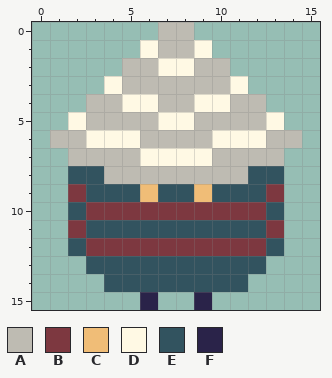
Two states of a pixel-art sprite, gfx/player_idle1.png. Above: the version before the commit.
The file is 16x16 pixels.
Palette (. is transparent): A #bebbb2  B #7d3840  C #f0bd77  D #fff9e4  E #32535f  F #2a2349
Pixels before, first column x 1:
 0 ......AA......
 1 .....DAAD.....
 2 ....AADDAA....
 3 ...DAAAAAAD...
 4 ..AADDAADDAA..
 5 .DAAAADDAAAAD.
 6 AADDDAAAADDDAA
 7 .AAAADDDDAAAA.
 8 .EEAAAAAAAAEE.
 9 .BEEECEECEEEB.
10 .EBBBBBBBBBBE.
11 .BEEEEEEEEEEB.
12 .EBBBBBBBBBBE.
13 ..EEEEEEEEEE..
14 ...EEEEEEEE...
15 .....F..F.....
The same view after the edit:
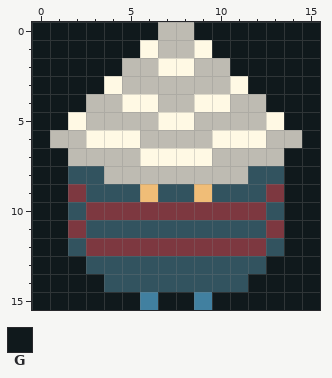
Colours new in this view: G #10191c
Edits made:
Colour F changes from #2a2349 to #4180a0.
Colour G now appears in row 0 at x 0 to 6 and 9 to 15; in row 1 at x 0 to 5 and 10 to 15; in row 2 at x 0 to 4 and 11 to 15; in row 3 at x 0 to 3 and 12 to 15; in row 4 at x 0 to 2 and 13 to 15; in row 5 at x 0 to 1 and 14 to 15.
Colour G now appears in row 6 at x 0 and 15; in rows 7 to 12 at x 0 to 1 and 14 to 15; in row 13 at x 0 to 2 and 13 to 15; in row 14 at x 0 to 3 and 12 to 15; in row 15 at x 0 to 5, 7 to 8 and 10 to 15.
Pixel boxes of the changes (left, top, right, bottom) in both pictures:
changed: (32, 22, 320, 310)
